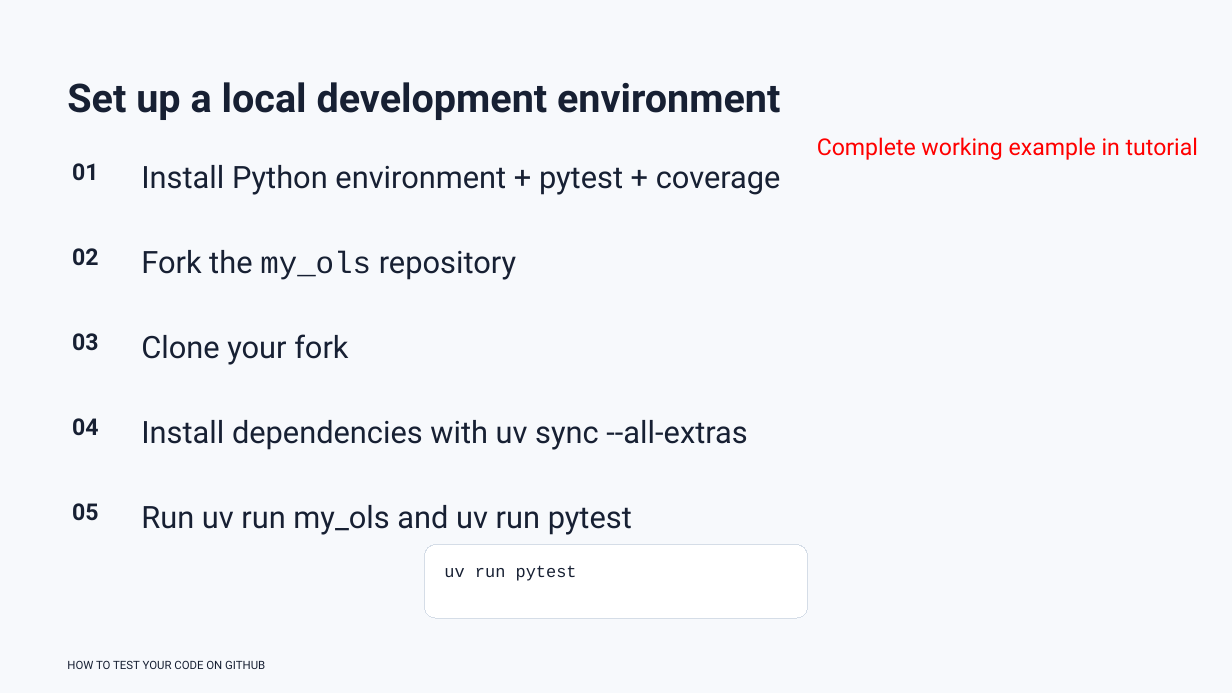
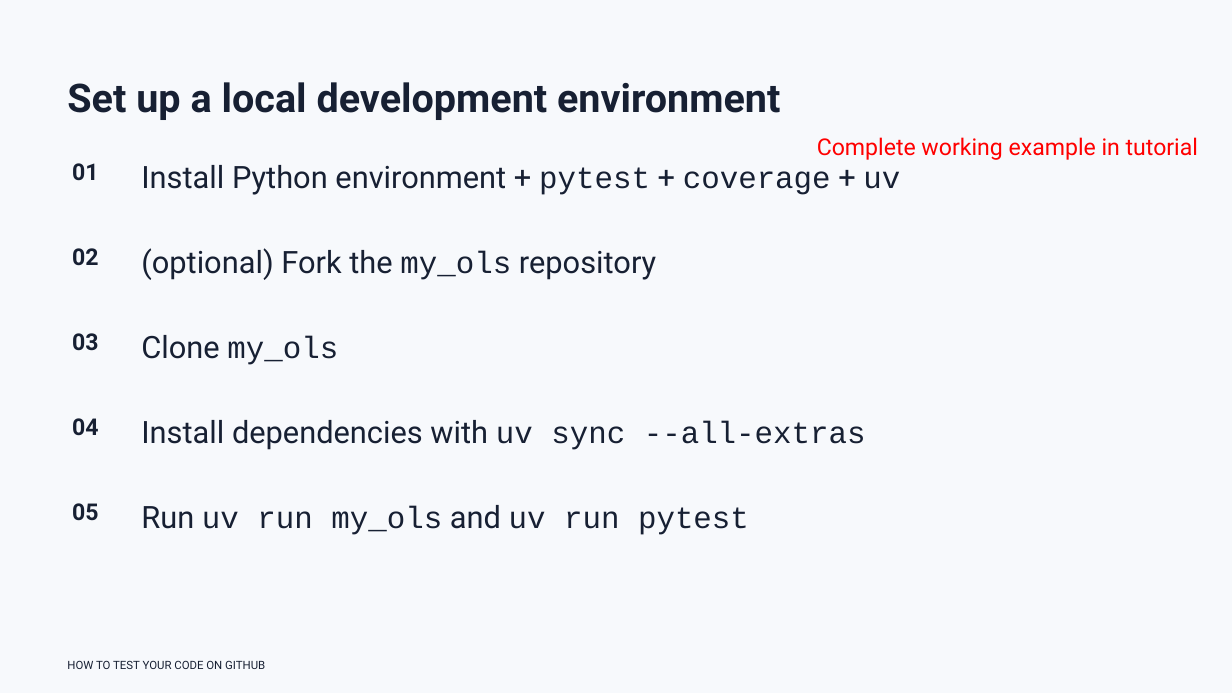
Before and after one commit to rbesenczi/my_ols, a slide deck: slide 24 of presentation/how_to_test_your_code.pptx. Drawn at 1232x693 pixels with LibreOffice and Linux fonts; fonts in the diff are those of the drawing. Boxes give left, top, right and bottom in pixels: in the first picture for what was removed or moved away, otherwise in the second. Text is boxed around its words. In the diff, an @@ line names an element or a change of style, - is before the commit and + after.

```diff
--- a/presentation/how_to_test_your_code.pptx
+++ b/presentation/how_to_test_your_code.pptx
@@ text at <box>141,165,900,195</box>: text changed @@
-Install Python environment + pytest + coverage
+Install Python environment + pytest + coverage + uv
@@ text at <box>141,248,656,280</box>: text changed @@
-Fork the my_ols repository
+(optional) Fork the my_ols repository
@@ text at <box>141,335,338,365</box>: text changed; font Roboto to Courier New @@
-Clone your fork
+Clone my_ols
@@ text "Install dependencies with uv sync ..." at <box>141,420,866,450</box>: font Roboto to Courier New in "uv sync --all-extras" @@
@@ text "Run uv run my_ols and ..." at <box>141,505,749,535</box>: font Roboto to Courier New in "uv run my_ols uv run pytest" @@
@@ rounded rectangle removed at <box>424,544,808,618</box> @@
-uv run pytest
```
Also in this commit, not shown: 24 other slides changed, 2 slides added.
